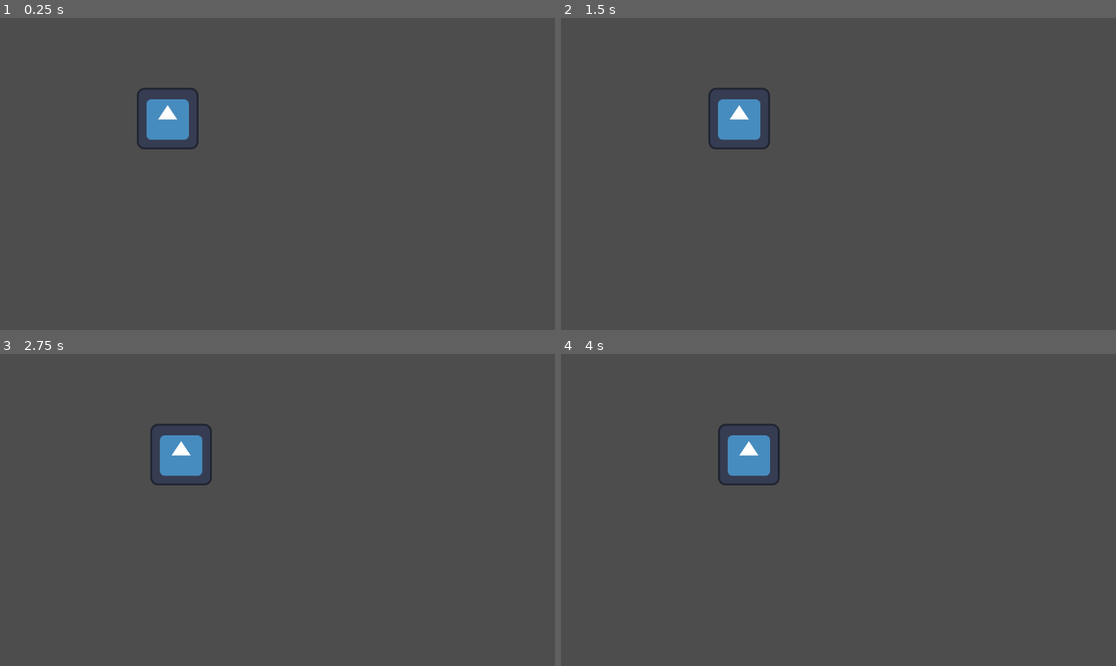
Above: before the commit, frames 1-4 (two rows, left to right).
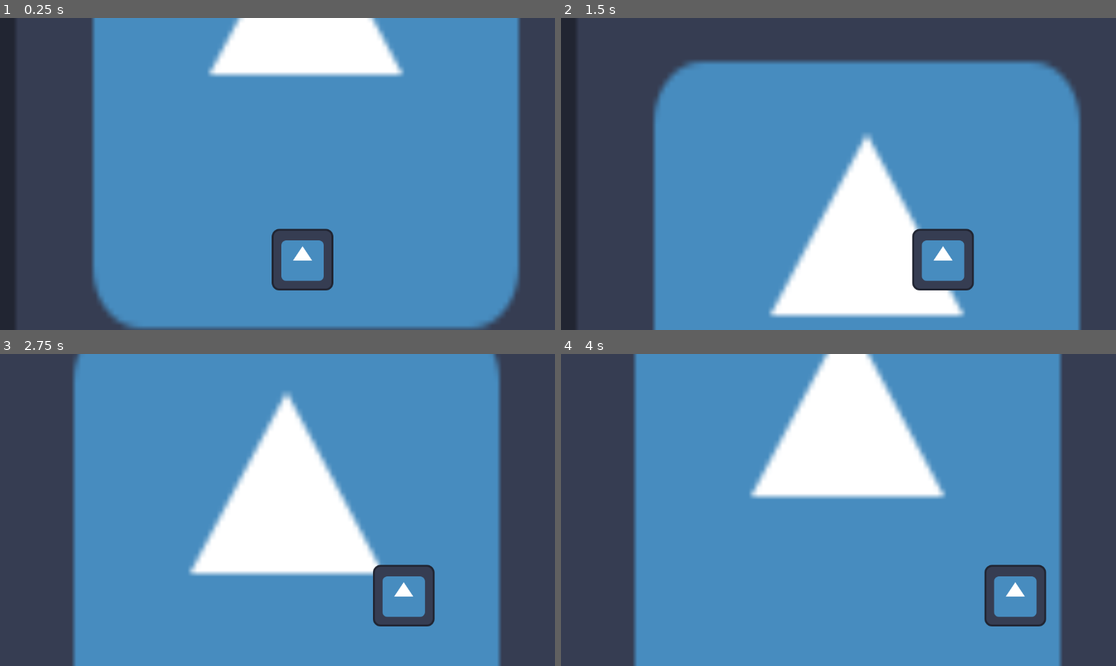
Above: after the commit, the same moments.

Repository: Trimlocgit/FreeWay
Game: Godot game, scene res://main.tscn
The game is run twice, just before and just after one commit, with the same random seed, the same clock (stepped at 60 frames per second) and the same inputs. The engine's default icon, where the game draws it, is replaced by a stand-in: a white triangle on a blue panel in a dark square.
Inputs:
- Up to frame 1 (0.25 s): no input
- Up to frame 2 (1.5 s): hold D (droite) 0.53-1.28 s; hold A (gauche) from 1.28 s (still down)
- Up to frame 3 (2.75 s): release A (gauche) at 2.03 s; hold D (droite) from 2.03 s (still down)
- Up to frame 4 (4 s): release D (droite) at 3.53 s; hold A (gauche) from 3.53 s (still down)

The runs differ from the first frame. In frame 1, 78% of the frame differs, in the area x 0-94%, y 0-100%; in frame 2, 68%; in frame 3, 75%; in frame 4, 76%.

Commit message:
ajout mouvement + route

Diff:
--- a/main.tscn
+++ b/main.tscn
@@ -1,8 +1,12 @@
-[gd_scene load_steps=2 format=3 uid="uid://6yuqi14bgbq3"]
+[gd_scene load_steps=3 format=3 uid="uid://6yuqi14bgbq3"]
 
 [ext_resource type="PackedScene" uid="uid://1am11f3xxovq" path="res://player.tscn" id="1_ig7tw"]
+[ext_resource type="PackedScene" uid="uid://kfxjihrf8u85" path="res://route.tscn" id="2_0xm2m"]
 
 [node name="main" type="Node"]
 
+[node name="Route" parent="." instance=ExtResource("2_0xm2m")]
+position = Vector2(40, 55)
+
 [node name="Player" parent="." instance=ExtResource("1_ig7tw")]
-position = Vector2(348, 209)
+position = Vector2(628, 502)
--- a/script/player.gd
+++ b/script/player.gd
@@ -1,7 +1,7 @@
 extends Area2D
 
 
-@export var vitesse = 40 # Vitesse du joueur
+@export var vitesse = 300 # Vitesse du joueur
 var tailleEcran # Taille de l'écran (limite de jeux)
 
 
